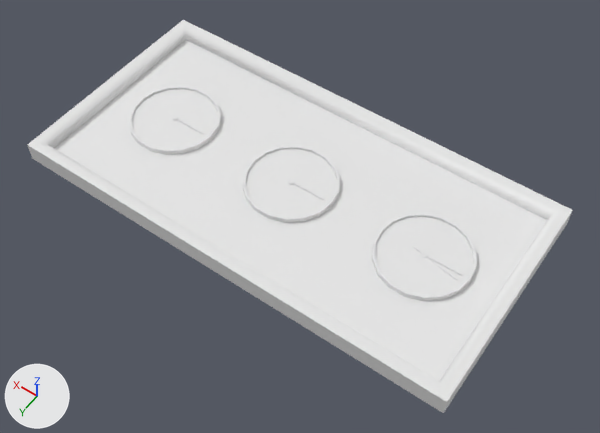
An edit to the FBX model Assets/ART/Meshes/SM_Thermometres.fbx, drawn before and after from the same camera.
Camera for both pictures: a 50 mm lens placed at (-1.049, 1.42, 2.116), pointed at (-0.073, 0.053, -0.032). Arrows for +X, +Y and +Z are at lower left; the lights stay in place. The picture after the commit comes second. Where no turn or scale is listed for an object, it has been applied to the vertices.

The scene before the commit, as lines of its bpy script (objects in view):
```python
me_mesh = bpy.data.meshes.new('Mesh')
me_mesh.from_pydata(...)  # 98 vertices, 96 faces; spans x -0.16..0.16, y -0.158..0.158, z 0.0..0.02
me_mesh_003 = bpy.data.meshes.new('Mesh.003')
me_mesh_003.from_pydata(...)  # 98 vertices, 96 faces; spans x -0.16..0.16, y -0.158..0.158, z 0.0..0.02
me_mesh_005 = bpy.data.meshes.new('Mesh.005')
me_mesh_005.from_pydata(...)  # 98 vertices, 96 faces; spans x -0.16..0.16, y -0.158..0.158, z 0.0..0.02
me_mesh_007 = bpy.data.meshes.new('Mesh.007')
me_mesh_007.from_pydata(...)  # 24 vertices, 21 faces; spans x -0.8..0.8, y -0.4..0.4, z 0.0..0.07
ob_sm_barometre = bpy.data.objects.new('SM_Barometre', me_mesh_003)
ob_sm_barometre.location = (-0.5, 0.0, 0.027)
ob_sm_hygrometre = bpy.data.objects.new('SM_Hygrometre', me_mesh)
ob_sm_hygrometre.location = (0.0, 0.0, 0.027)
ob_sm_thermometre = bpy.data.objects.new('SM_Thermometre', me_mesh_005)
ob_sm_thermometre.location = (0.5, 0.0, 0.027)
ob_sm_thermometres_frame = bpy.data.objects.new('SM_Thermometres_Frame', me_mesh_007)
ob_sm_thermometres_frame.location = (0.0, 0.0, 0.0)
```
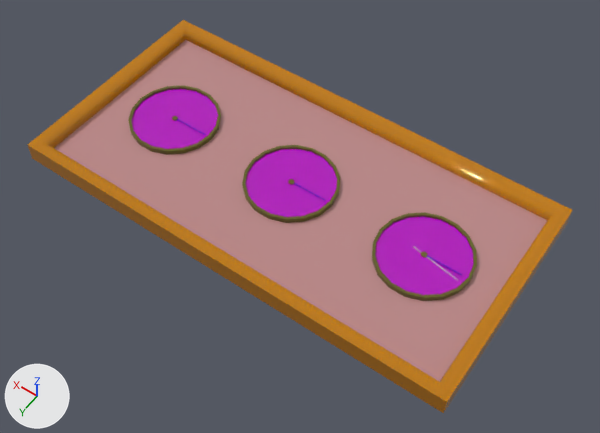
Location of each change, (x1, y1, x2, y2) in pixels of the pictures (600 x 433 px):
part 1 of me_mesh_005, recoloured (white to pink): (132, 89, 218, 149) in both
part 2 of me_mesh_005, recoloured (white to dark yellow): (129, 86, 221, 155) in both
part 3 of me_mesh_003, recoloured (white to pink): (375, 216, 473, 295) in both
part 4 of me_mesh_003, recoloured: (372, 212, 477, 301) in both
part 5 of me_mesh, recoloured (white to pink): (245, 149, 337, 217) in both
part 6 of me_mesh, recoloured (white to dark yellow): (242, 145, 340, 223) in both
part 7 of me_mesh_007, recoloured: (27, 20, 573, 413) in both
part 8 of me_mesh_007, recoloured (white to pink): (54, 40, 548, 381) in both

What changed in the scene script:
```text
Add mat_m_wood_02:
    mat_m_wood_02 = principled_material('M_Wood_02')
    mat_m_wood_02.base_color = (0.5, 0.185, 0.0)  # orange #bc7700
    mat_m_wood_02.roughness = 0.0
Add mat_m_fabric_02:
    mat_m_fabric_02 = principled_material('M_Fabric_02')
    mat_m_fabric_02.base_color = (0.5, 0.25, 0.25)  # pink #bc8989
    mat_m_fabric_02.roughness = 0.0
Add mat_m_plastic_03:
    mat_m_plastic_03 = principled_material('M_Plastic_03')
    mat_m_plastic_03.base_color = (0.46, 0.0, 0.5)  # pink #b500bc
    mat_m_plastic_03.roughness = 0.0
Add mat_m_metal_gold:
    mat_m_metal_gold = principled_material('M_Metal_Gold')
    mat_m_metal_gold.base_color = (0.114, 0.11, 0.0114)  # dark yellow #5f5d1c
    mat_m_metal_gold.roughness = 0.0
Change me_mesh_005:
    where me_mesh_005.from_pydata(...)  # 98 vertices, 96 faces; spans x -0.16..0.16, y -0.158..0.158, z 0.0..0.02
    used by ob_sm_thermometre; location = (0.5, 0.0, 0.027)
    me_mesh_005 part 1: all 18 faces centred in x -0.097..0.097, y -0.099..0.099, z 0.012 switch from no material to mat_m_plastic_03 (pink #b500bc)
    me_mesh_005 part 2: 78 of the faces centred in x -0.155..0.155, y -0.158..0.158, z 0.01..0.02 switch from no material to mat_m_metal_gold (dark yellow #5f5d1c)
Change me_mesh_007:
    where me_mesh_007.from_pydata(...)  # 24 vertices, 21 faces; spans x -0.8..0.8, y -0.4..0.4, z 0.0..0.07
    used by ob_sm_thermometres_frame; location = (0.0, 0.0, 0.0)
    me_mesh_007 part 7: all 20 faces centred in x -0.8..0.8, y -0.4..0.4, z 0.04..0.07 switch from no material to mat_m_wood_02 (orange #bc7700)
    me_mesh_007 part 8: the 1 face centred in x 0.0, y 0.0, z 0.03 switches from no material to mat_m_fabric_02 (pink #bc8989)
    add me_mesh_007.materials.append(mat_m_fabric_02)  # pink #bc8989
Change me_mesh_003:
    where me_mesh_003.from_pydata(...)  # 98 vertices, 96 faces; spans x -0.16..0.16, y -0.158..0.158, z 0.0..0.02
    used by ob_sm_barometre; location = (-0.5, 0.0, 0.027)
    me_mesh_003 part 3: all 18 faces centred in x -0.097..0.097, y -0.099..0.099, z 0.012 switch from no material to mat_m_plastic_03 (pink #b500bc)
    me_mesh_003 part 4: 78 of the faces centred in x -0.155..0.155, y -0.158..0.158, z 0.01..0.02 switch from no material to mat_m_metal_gold (dark yellow #5f5d1c)
Change me_mesh:
    where me_mesh.from_pydata(...)  # 98 vertices, 96 faces; spans x -0.16..0.16, y -0.158..0.158, z 0.0..0.02
    used by ob_sm_hygrometre; location = (0.0, 0.0, 0.027)
    me_mesh part 5: all 18 faces centred in x -0.097..0.097, y -0.099..0.099, z 0.012 switch from no material to mat_m_plastic_03 (pink #b500bc)
    me_mesh part 6: 78 of the faces centred in x -0.155..0.155, y -0.158..0.158, z 0.01..0.02 switch from no material to mat_m_metal_gold (dark yellow #5f5d1c)
```
